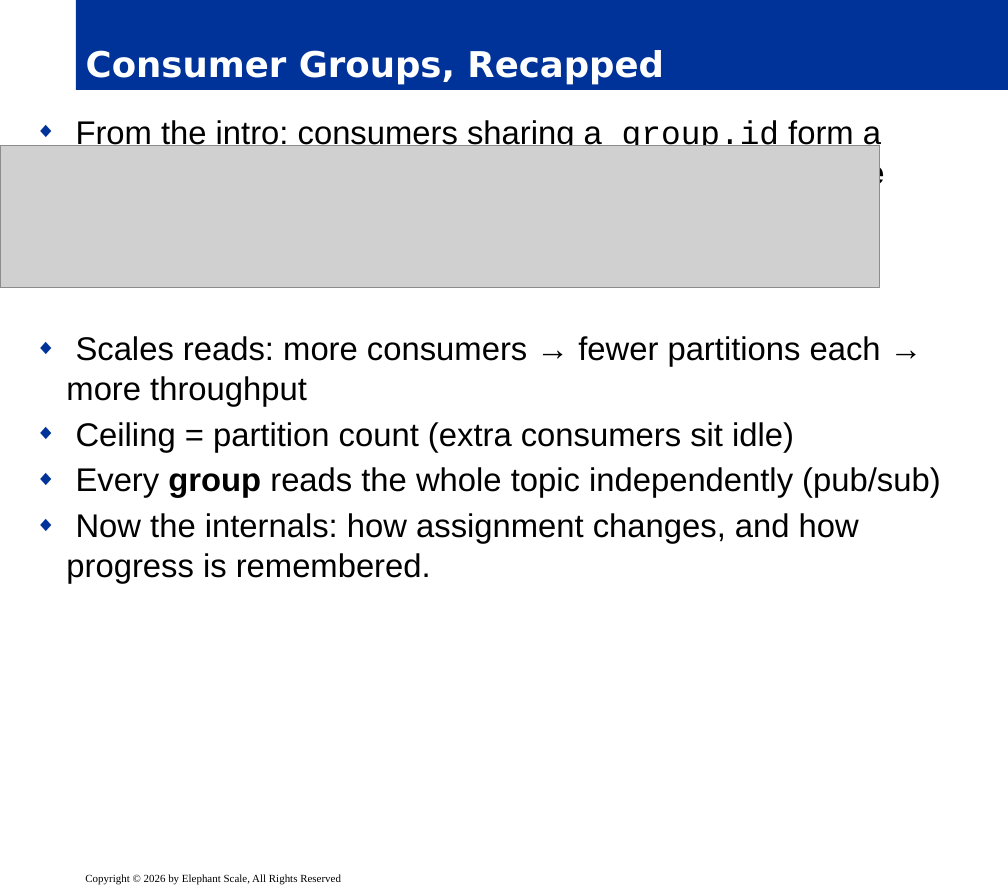
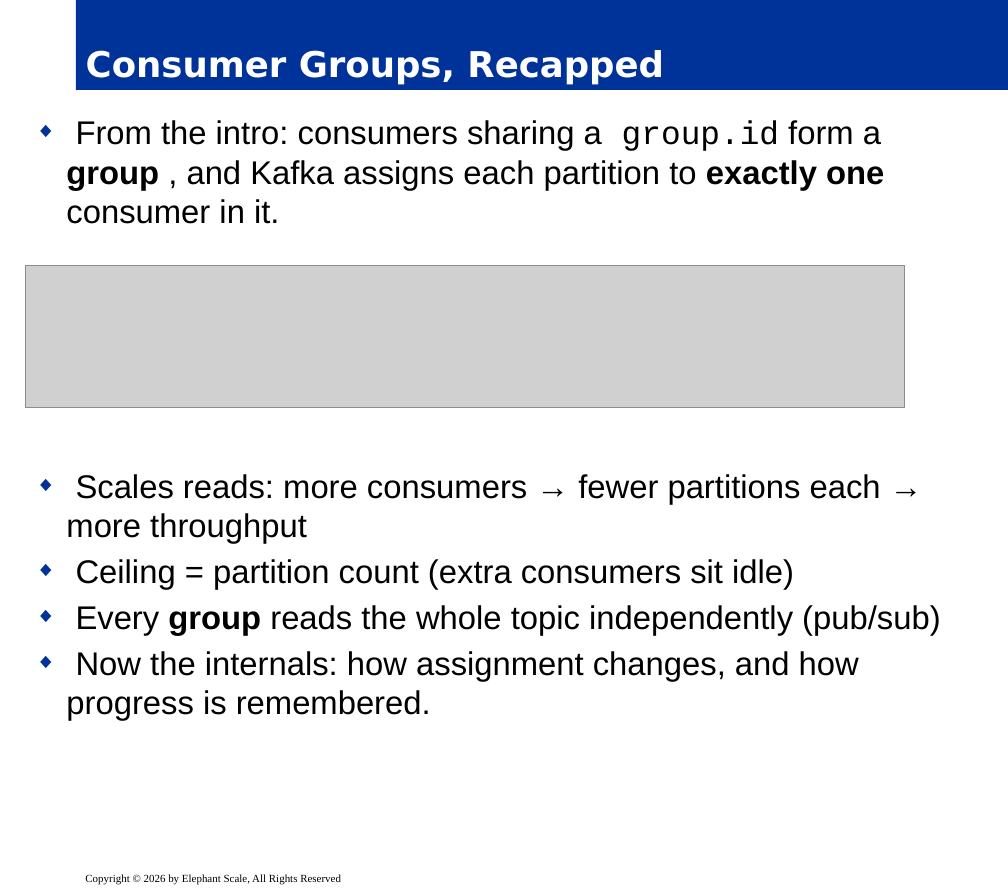
Before and after one commit to elephantscale/Apache-Kafka-for-Developers, a slide deck: slide 4 of slides/release/06__inter-2-consumer-internals.pptx. Drawn at 1008x892 pixels with LibreOffice and Linux fonts; fonts in the diff are those of the drawing; grey boxes stand for pictures; background and template pictures are left out. Boxes give left, top, right and bottom in pixels: in the first picture for what was removed or moved away, otherwise in the second. Text is boxed around its words. In the diff, an @@ line names an element or a change of style, - is before the commit and + after.

```diff
--- a/slides/release/06__inter-2-consumer-internals.pptx
+++ b/slides/release/06__inter-2-consumer-internals.pptx
@@ text "From the intro: consumers sharing ..." rewrapped from (66, 120, 940, 583) to (66, 120, 940, 721) @@
@@ picture: place and size @@
-picture at (0, 146, 879, 287)
+picture at (26, 266, 905, 407)
```
Also in this commit, not shown: 4 other slides changed.
